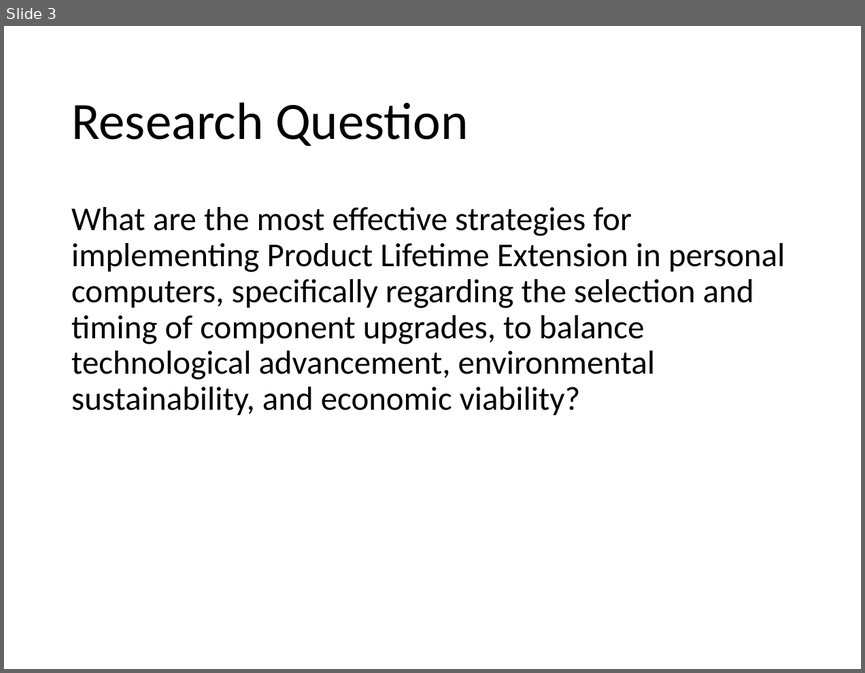
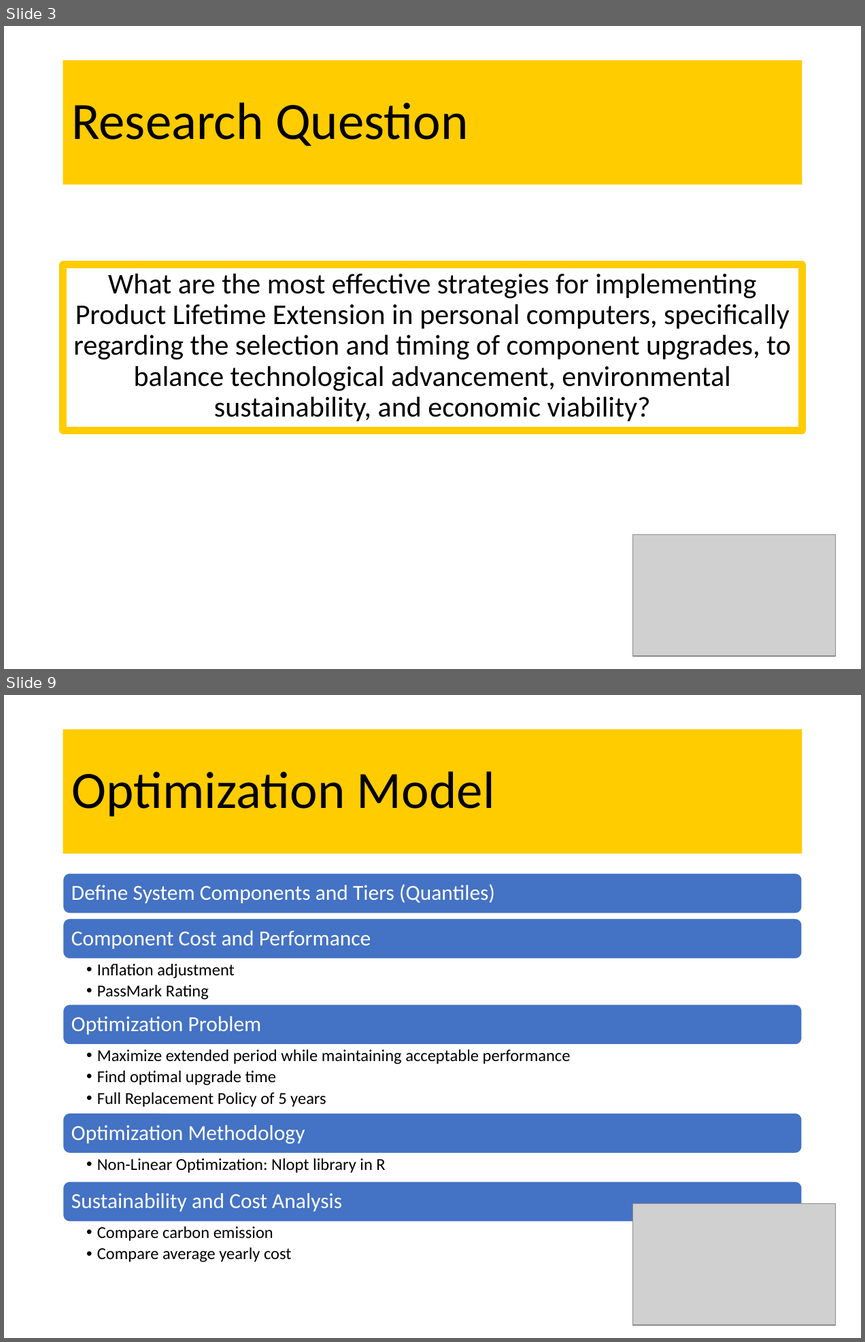
Before and after one commit to Scottielee33/thesis_2024_PC_LTE, a slide deck: final_presentation.pptx. Shown one above the other, each under a label of ours: slide 3 before the commit, slides 3 and 9 after it; the slides between them are not shown. The pictures are 865x673 and 865x1342 pixels, drawn with LibreOffice and Linux fonts; fonts in the diff are those of the drawing; grey boxes stand for pictures. Boxes give left, top, right and bottom in pixels: in the first picture for what was removed or moved away, otherwise in the second. Text is boxed around its words. In the diff, an @@ line names an element or a change of style, - is before the commit and + after.

```diff
--- a/final_presentation.pptx
+++ b/final_presentation.pptx
@@ slide 9 added at [4, 695, 861, 1338], background #FFFFFF @@
@@ title added at [63, 729, 802, 853], fill #FFCC00, 44 pt, text #000000 @@
+Optimization Model
@@ picture added at [633, 1203, 835, 1325] @@
@@ group added at [63, 873, 802, 1262]: 9 texts, 5 rounded rectangles @@
+Define System Components and Tiers (Quantiles)
+Component Cost and Performance
+  • Inflation adjustment
+  • PassMark Rating
+Optimization Problem
+  • Maximize extended period while maintaining acceptable performance
+  • Find optimal upgrade time
+  • Full Replacement Policy of 5 years
+Optimization Methodology
+  • Non-Linear Optimization: Nlopt library in R
+Sustainability and Cost Analysis
+  • Compare carbon emission
+  • Compare average yearly cost
@@ slide 3 changed as well @@
@@ title "Research Question": place and size @@
-title "Research Question" at [71, 102, 468, 146]
+title "Research Question" at [63, 60, 802, 184]
@@ title "Research Question" at [63, 60, 802, 184]: fill none to #FFCC00 @@
@@ text "What are the most effective ...": place and size @@
-text "What are the most effective ..." at [71, 207, 785, 415]
+text "What are the most effective ..." at [63, 264, 802, 431]
@@ text "What are the most effective ..." at [63, 264, 802, 431]: size 28 to 24 pt; alignment left to centre; outline none to #FFCC00 6 pt @@
@@ picture added at [633, 534, 835, 656] @@
```
Also in this commit, not shown: 7 other slides changed, 9 other slides added, 3 slides removed.
